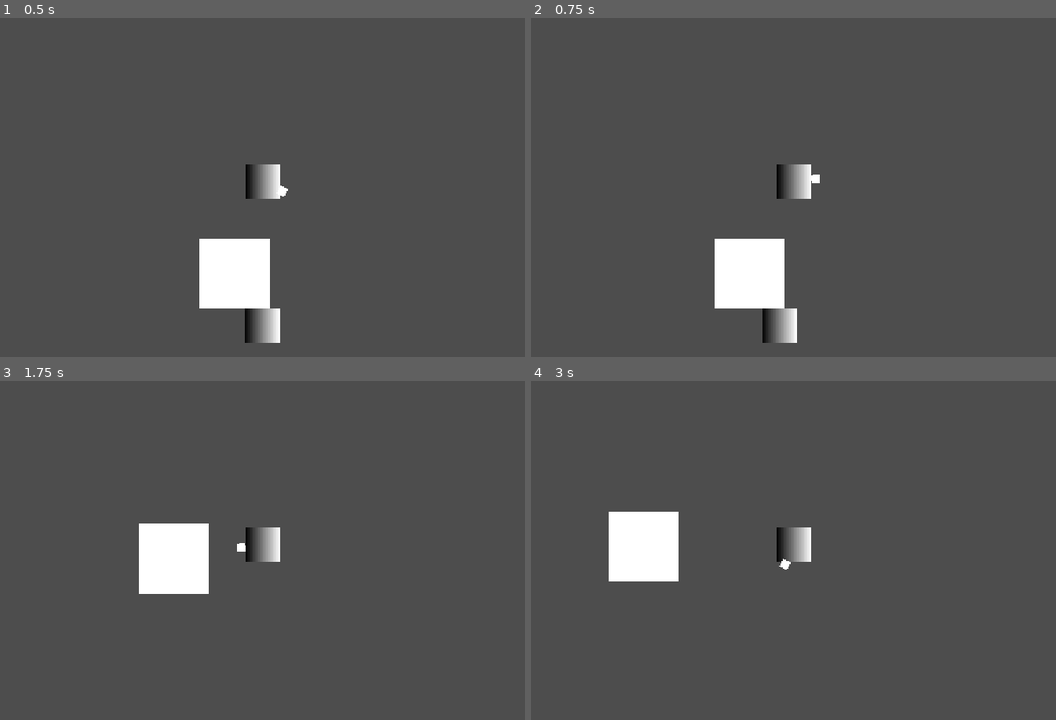
Above: before the commit, frames 1-4 (two rows, left to right).
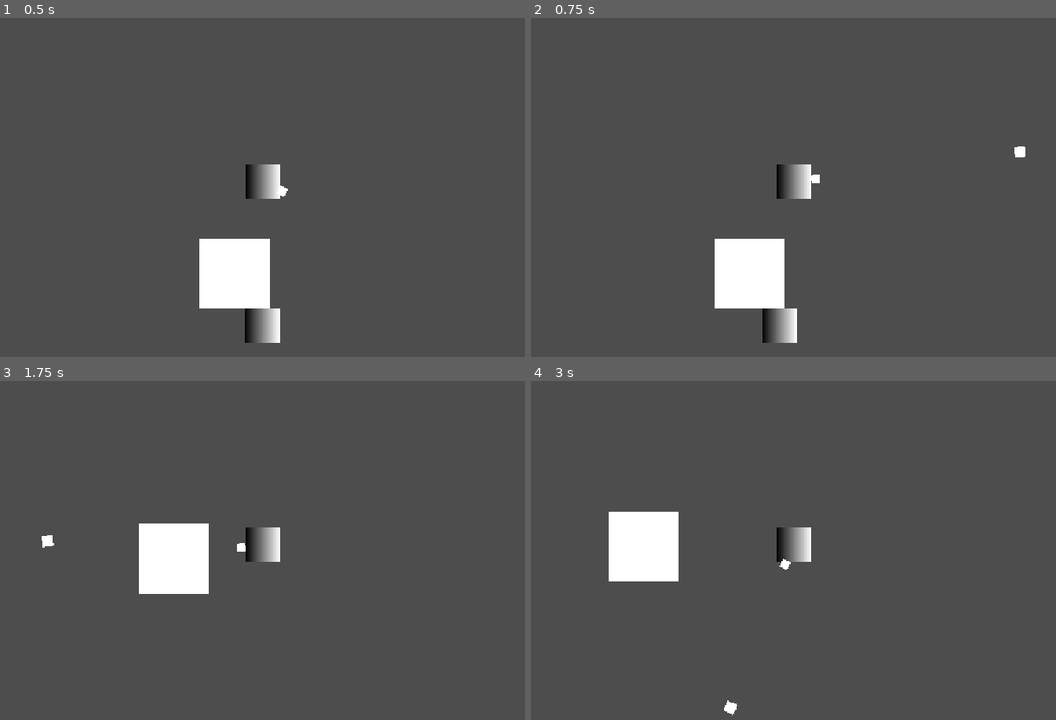
Above: after the commit, the same moments.

Repository: Iviv122/NoTimeToThink
Game: Godot game, scene res://test.tscn
Same seed, same stepped clock (60 frames per second), same inputs: the game is played once before the commit and once after it.
Inputs (mouse positions are in pixels of both pictures, inside the frame that each line leads up to):
- Up to frame 1 (0.5 s): no input
- Up to frame 2 (0.75 s): tap Enter at 0.5 s; move the mouse to (930, 163) at 0.52 s; press the mouse at (930, 163) at 0.53 s; hold D (right) from 0.53 s (still down)
- Up to frame 3 (1.75 s): move the mouse to (136, 560) at 1.27 s; release D (right) at 1.28 s; release the mouse at (136, 560) at 1.28 s; hold S (down) from 1.28 s (still down); tap Shift (dash) at 1.35 s; click (136, 560) at 1.55 s
- Up to frame 4 (3 s): move the mouse to (856, 465) at 2.02 s; release S (down) at 2.03 s; press the mouse at (856, 465) at 2.03 s; hold D (right) 2.03-2.78 s; move the mouse to (762, 614) at 2.77 s; release the mouse at (762, 614) at 2.78 s; hold W (up) from 2.78 s (still down); click (762, 614) at 2.85 s

Frame 1 is identical in both runs. In frame 2, less than 0.1% of the frame differs, in the area x 92-95%, y 37-42%; in frame 3, less than 0.1%, in the area x 7-11%, y 45-50%; in frame 4, less than 0.1%.

Commit message:
shooting

Diff:
--- /dev/null
+++ b/game_objects/bullet.tscn
@@ -0,0 +1,25 @@
+[gd_scene format=3 uid="uid://b1uiaw5w4mjxf"]
+
+[ext_resource type="Script" uid="uid://boj57pbs1i8lw" path="res://objects/projectile/bullet.gd" id="1_g84iq"]
+
+[sub_resource type="Gradient" id="Gradient_ppyta"]
+offsets = PackedFloat32Array(1)
+colors = PackedColorArray(1, 1, 1, 1)
+
+[sub_resource type="GradientTexture2D" id="GradientTexture2D_g14j6"]
+gradient = SubResource("Gradient_ppyta")
+width = 20
+height = 20
+
+[sub_resource type="RectangleShape2D" id="RectangleShape2D_ykrsh"]
+
+[node name="Bullet" type="Area2D" unique_id=799700030]
+script = ExtResource("1_g84iq")
+speed = 2000.0
+metadata/_custom_type_script = "uid://boj57pbs1i8lw"
+
+[node name="Sprite2D" type="Sprite2D" parent="." unique_id=700283705]
+texture = SubResource("GradientTexture2D_g14j6")
+
+[node name="CollisionShape2D" type="CollisionShape2D" parent="." unique_id=1544861937]
+shape = SubResource("RectangleShape2D_ykrsh")
--- a/game_objects/player_body.tscn
+++ b/game_objects/player_body.tscn
@@ -3,6 +3,7 @@
 [ext_resource type="Script" uid="uid://b27lrqpbonhb1" path="res://objects/player/player_body.gd" id="1_7agsw"]
 [ext_resource type="Resource" uid="uid://dn3c1ysafxeu" path="res://resources/player_pos.tres" id="2_4c2um"]
 [ext_resource type="Script" uid="uid://c84ghgmr7vgod" path="res://objects/player/shooter.gd" id="3_i023p"]
+[ext_resource type="Resource" uid="uid://vb3e3vmgtgwk" path="res://resources/guns/pistol.tres" id="4_4c2um"]
 
 [sub_resource type="Gradient" id="Gradient_37kl0"]
 
@@ -37,6 +38,7 @@
 [node name="Shooter" type="Node2D" parent="." unique_id=1496620287 node_paths=PackedStringArray("player_body")]
 script = ExtResource("3_i023p")
 player_body = NodePath("..")
+current_gun = ExtResource("4_4c2um")
 metadata/_custom_type_script = "uid://c84ghgmr7vgod"
 
 [node name="Sprite2D" type="Sprite2D" parent="Shooter" unique_id=1360141178]
--- a/objects/gun/pistol.gd
+++ b/objects/gun/pistol.gd
@@ -9,6 +9,8 @@
 	var dir = (end_point - init_pos).normalized()
 
 	_projectile.global_position = projectile_init_pos
+	_projectile.rotation = atan2(dir.y,dir.x)
 	_projectile.dir = dir
+	_projectile.parent_gun = self
 
 	scene.root.add_child(_projectile)
--- a/objects/player/shooter.gd
+++ b/objects/player/shooter.gd
@@ -6,6 +6,10 @@
 @export var current_gun : Gun
 
 var dir : Vector2
+
+func _input(event: InputEvent) -> void:
+	if event.is_action_pressed("shoot"):
+		shoot()
 
 func _process(_delta: float) -> void:
 
@@ -20,4 +24,4 @@
 
 
 func shoot() -> void:
-	pass
+	current_gun.shoot(global_position,get_global_mouse_position(),get_tree())
--- a/objects/projectile/projectile.gd
+++ b/objects/projectile/projectile.gd
@@ -14,6 +14,9 @@
 
 func _ready() -> void:
 	body_entered.connect(hit)
+	_timer = timer
+	if dir == Vector2.ZERO:
+		dir = Vector2.RIGHT
 
 
 func _process(delta: float) -> void:
--- a/resources/guns/pistol.tres
+++ b/resources/guns/pistol.tres
@@ -1,6 +1,7 @@
 [gd_resource type="Resource" script_class="PistolGun" format=3 uid="uid://vb3e3vmgtgwk"]
 
 [ext_resource type="Script" uid="uid://c6kyusi5o5ht7" path="res://objects/gun/pistol.gd" id="1_6ux22"]
+[ext_resource type="PackedScene" uid="uid://b1uiaw5w4mjxf" path="res://game_objects/bullet.tscn" id="1_fiybo"]
 
 [sub_resource type="Gradient" id="Gradient_6ux22"]
 offsets = PackedFloat32Array(1)
@@ -15,4 +16,5 @@
 script = ExtResource("1_6ux22")
 muzzle_point_offset = Vector2(8, 0)
 sprite = SubResource("GradientTexture2D_6ux22")
+projectile = ExtResource("1_fiybo")
 metadata/_custom_type_script = "uid://c6kyusi5o5ht7"
